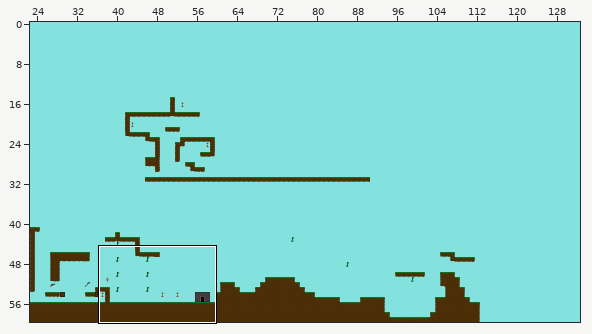
Tiled map, stored at map.tmx. Above, an overview of the earlier version with the close-up marked.
Close-up. Before the edit:
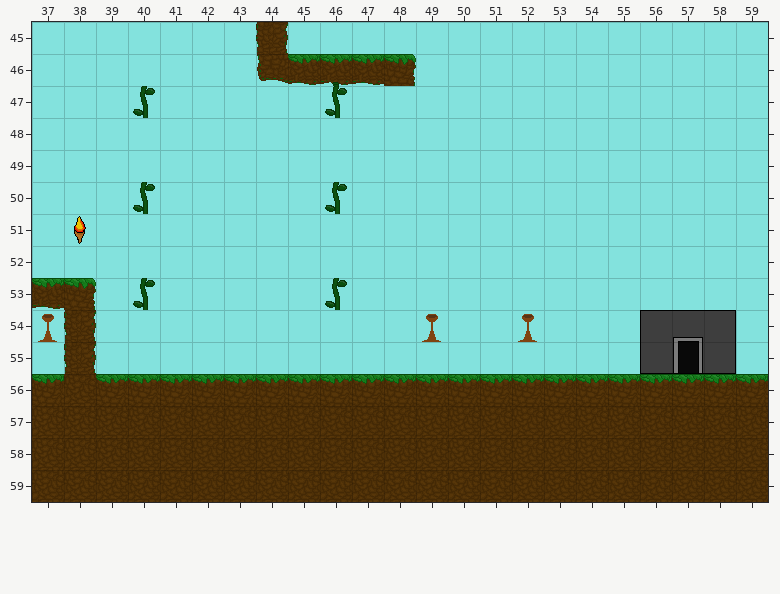
Cells are 32x32 px. Shown: x 37..59, y 45..59. The commit also changed other parts of the map, which this record leaves out.
After:
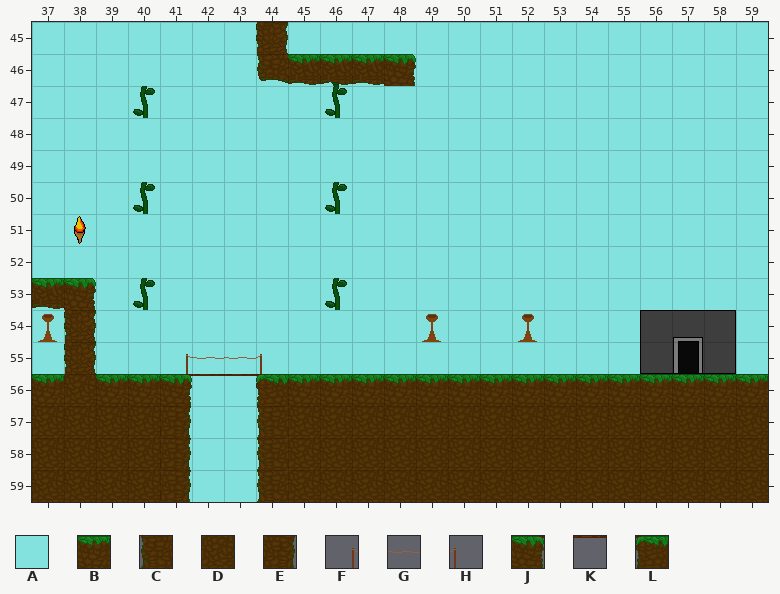
Key: from "tuilesJeu": A 4, B 199, C 231, D 232, E 233, F 272, G 273, H 274, J 305, K 306, L 307.
_ is an empty cell, . an unchanged one.
What changed:
--- layer "background"
@@ x 41..44 @@
-56 ____
-57 ____
-58 ____
-59 ____
+56 AAAA
+57 AAAA
+58 AAAA
+59 AAAA
--- layer "build"
@@ x 41..44 @@
-56 BBBB
-57 DDDD
-58 DDDD
-59 DDDD
+56 JKKL
+57 E__C
+58 E__C
+59 E__C
--- layer "devant"
@@ x 41..44 @@
-55 ____
+55 FGGH
Changed places in both close-ups, as pixel boxes (x1, y1, x2, y2):
changed: (160, 354, 288, 502)
